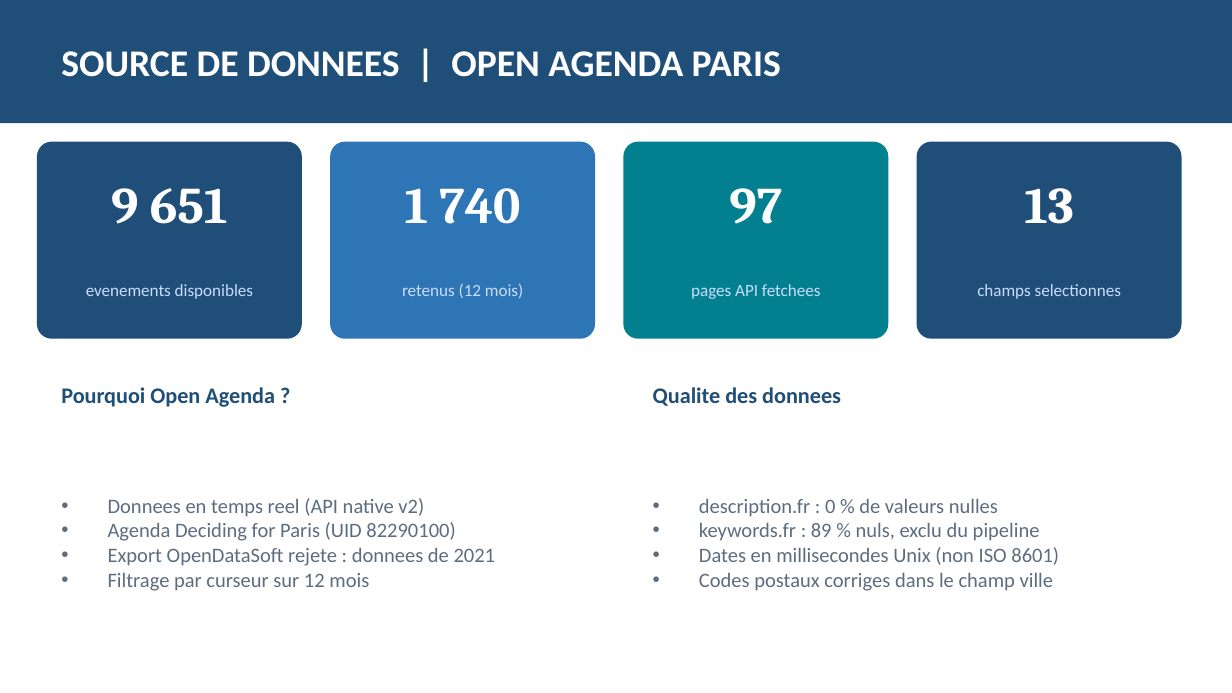
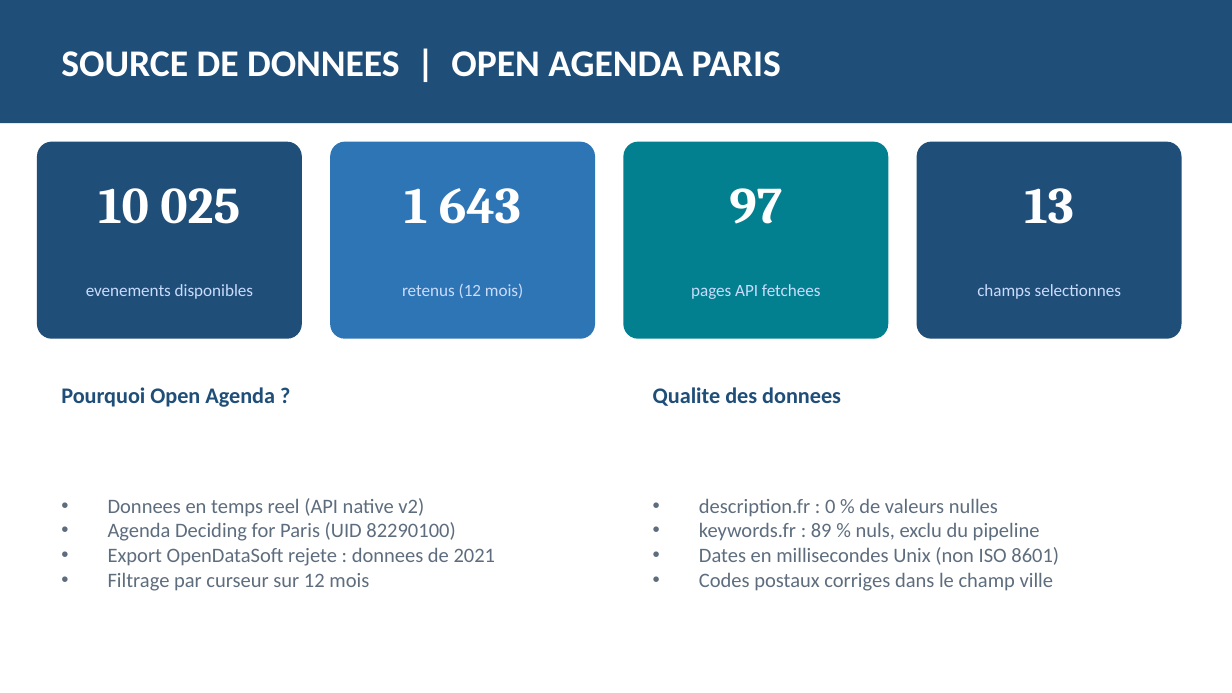
Before and after one commit to hhdonglo/project_11, a slide deck: slide 5 of presentation_puls_events_FR.pptx. Drawn at 1232x693 pixels with LibreOffice and Linux fonts; fonts in the diff are those of the drawing. Boxes give left, top, right and bottom in pixels: in the first picture for what was removed or moved away, otherwise in the second. Text is boxed around its words. In the diff, an @@ line names an element or a change of style, - is before the commit and + after.

```diff
--- a/presentation_puls_events_FR.pptx
+++ b/presentation_puls_events_FR.pptx
@@ text at [98,188,240,224]: text changed @@
-9 651
+10 025
@@ text at [404,188,521,224]: text changed @@
-1 740
+1 643
```
Also in this commit, not shown: 8 other slides changed, 7 other files.
